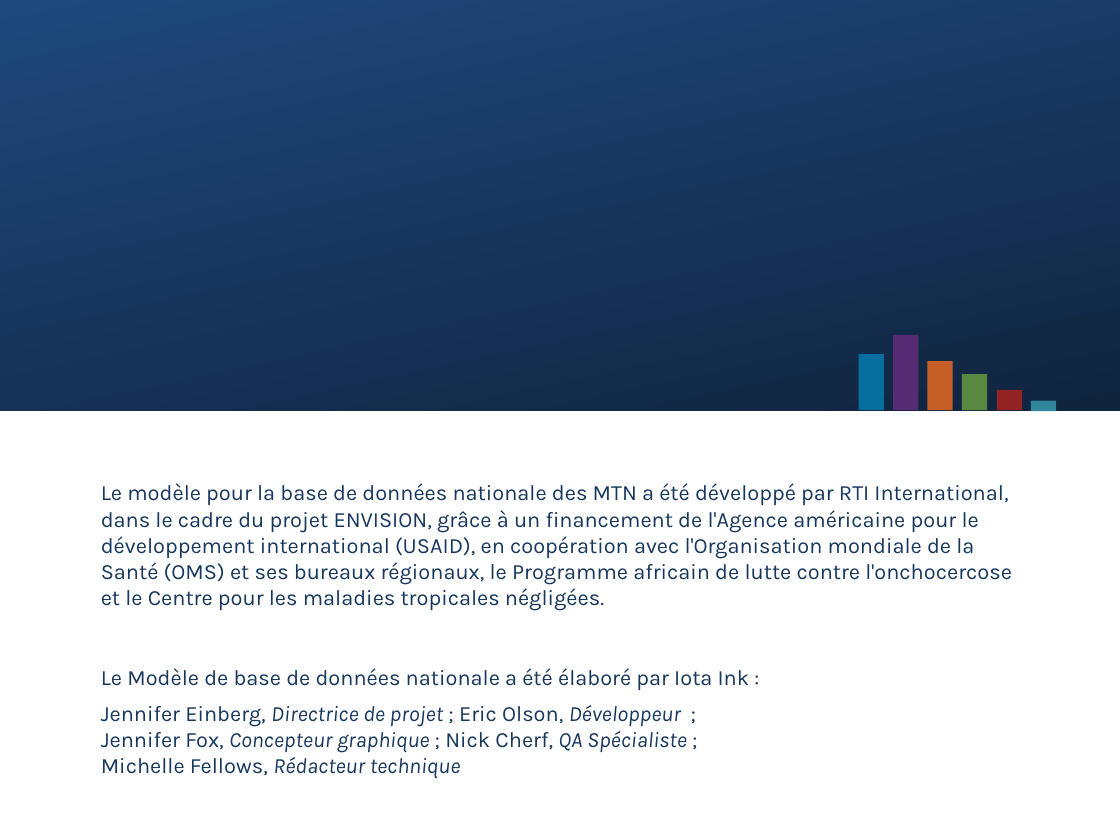
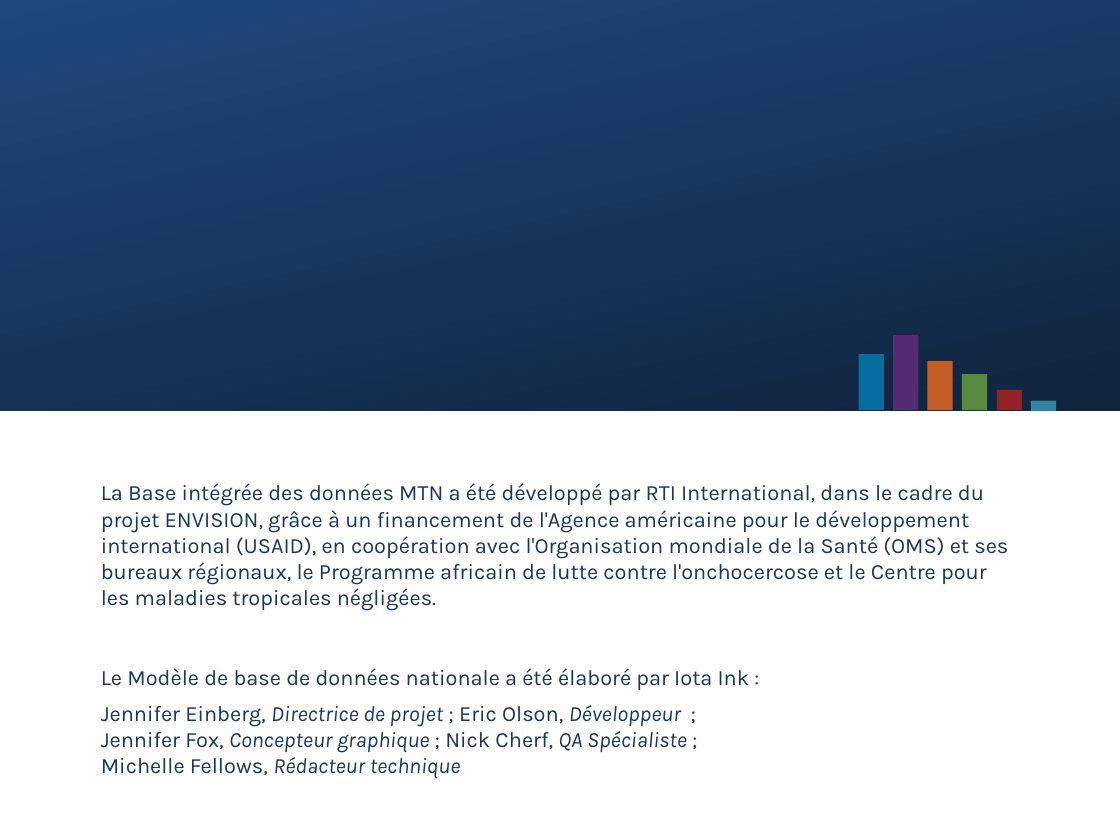
Before and after one commit to ericjohnolson/NadaNtd, a slide deck: slide 121 of Nada.UI/View/Help/TrainingPPT_080814_French.pptx. Drawn at 1120x840 pixels with LibreOffice and Linux fonts; fonts in the diff are those of the drawing. Boxes give left, top, right and bottom in pixels: in the first picture for what was removed or moved away, otherwise in the second. Text is boxed around its words. In the diff, an @@ line names an element or a change of style, - is before the commit and + after.

```diff
--- a/Nada.UI/View/Help/TrainingPPT_080814_French.pptx
+++ b/Nada.UI/View/Help/TrainingPPT_080814_French.pptx
@@ text at [101,483,1008,611]: text changed @@
-Le modèle pour la base de données nationale des MTN a été développé par RTI International, dans le cadre du projet ENVISION, grâce à un financement de l'Agence américaine pour le développement international (USAID), en coopération avec l'Organisation mondiale de la Santé (OMS) et ses bureaux régionaux, le Programme africain de lutte contre l'onchocercose et le Centre pour les maladies tropicales négligées.
+La Base intégrée des données MTN a été développé par RTI International, dans le cadre du projet ENVISION, grâce à un financement de l'Agence américaine pour le développement international (USAID), en coopération avec l'Organisation mondiale de la Santé (OMS) et ses bureaux régionaux, le Programme africain de lutte contre l'onchocercose et le Centre pour les maladies tropicales négligées.
```
Also in this commit, not shown: 61 other slides changed.
